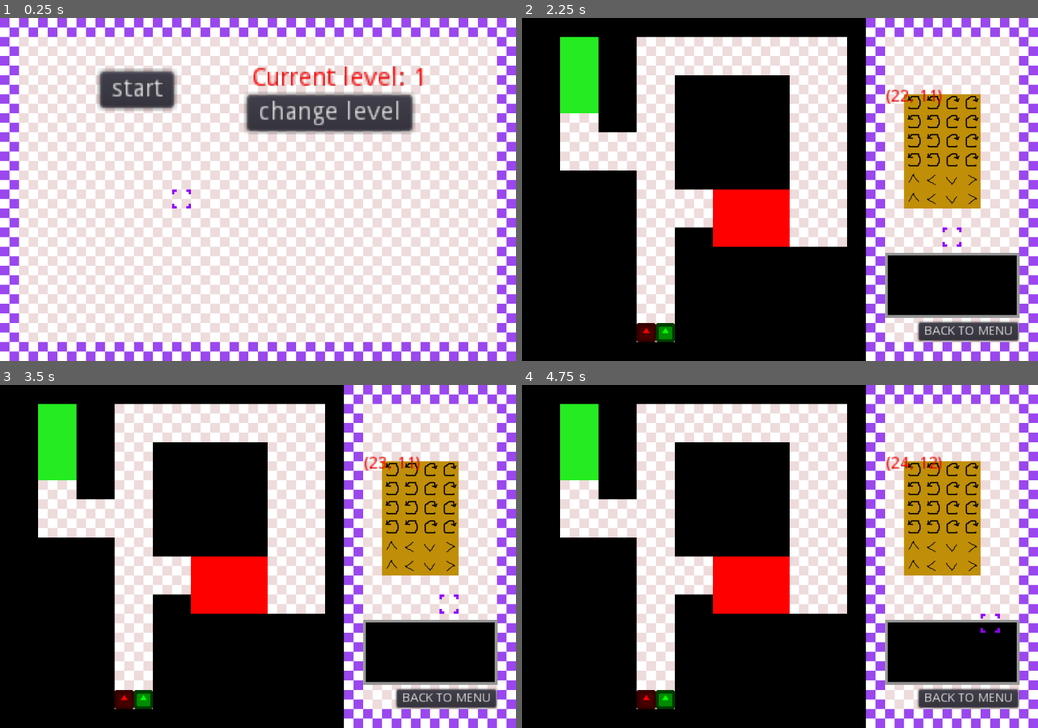
Above: before the commit, frames 1-4 (two rows, left to right).
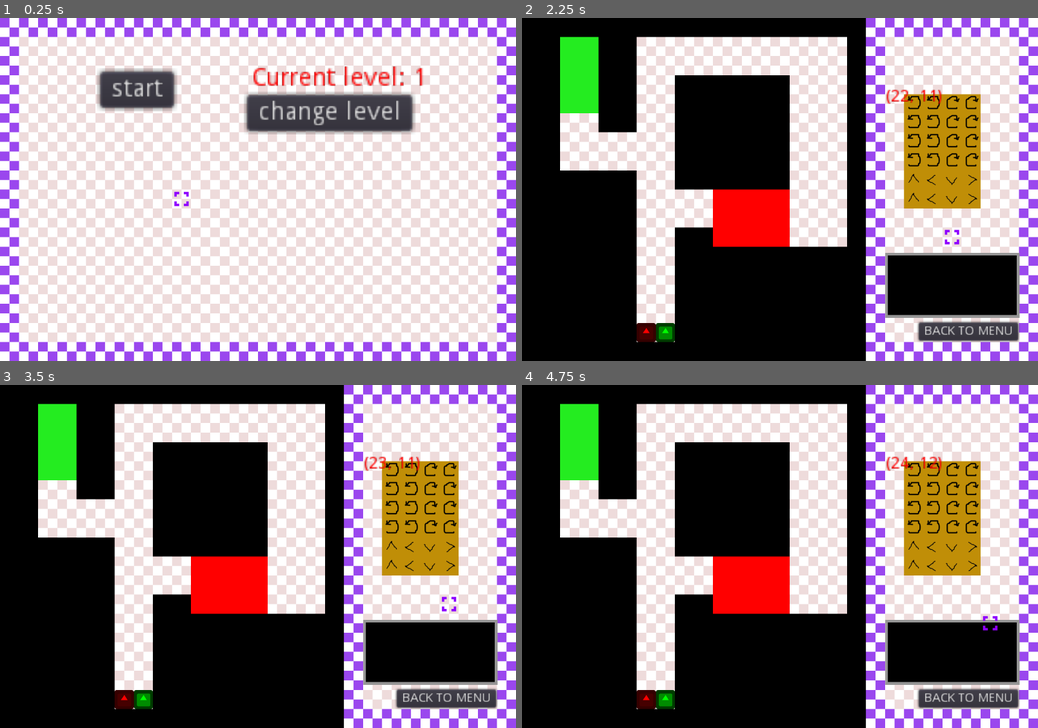
Above: after the commit, the same moments.

Repository: WIT-SCDS-F22-GAME-COOP/Zombie-Game
Game: Godot game, scene res://TSCN/Menu.tscn
The game is run twice, just before and just after one commit, with the same random seed, the same clock (stepped at 60 frames per second) and the same inputs. The engine's default icon, where the game draws it, is replaced by a stand-in: a white triangle on a blue panel in a dark square.
Inputs:
- Up to frame 1 (0.25 s): no input
- Up to frame 2 (2.25 s): click "start" at 0.5 s; click "BACK TO MENU" at 1.25 s; click "start" at 2 s
- Up to frame 3 (3.5 s): hold D (move_right) from 2.78 s (still down); tap Space (select) at 2.85 s
- Up to frame 4 (4.75 s): tap Enter at 3.5 s; release D (move_right) at 3.53 s; hold S (move_down) 3.53-4.28 s; tap Space (select) at 3.6, 4.35 s; tap Q (reset_level) at 4.25 s; hold D (move_right) from 4.28 s (still down)

The runs differ from the first frame. In frame 1, less than 0.1% of the frame differs, in the area x 33-37%, y 49-56%; in frame 2, less than 0.1%; in frame 3, less than 0.1%; in frame 4, less than 0.1%, in the area x 88-93%, y 66-73%.

Commit message:
Level 7, color specific walls

Diff:
--- a/Scripts/Character.gd
+++ b/Scripts/Character.gd
@@ -71,16 +71,16 @@
 func wall_check(x):
 	match(x):
 		0:
-			if (current_floor[1] == 0):
+			if (current_floor[1] == 0 || current_floor[1] - id == 10):
 				x = Tiles.flip(x)
 		1:
-			if (current_floor[5] == 0):
+			if (current_floor[5] == 0 || current_floor[5] - id == 10):
 				x = Tiles.flip(x)
 		2:
-			if (current_floor[7] == 0):
+			if (current_floor[7] == 0 || current_floor[7] - id == 10):
 				x = Tiles.flip(x)
 		3:
-			if (current_floor[3] == 0):
+			if (current_floor[3] == 0 || current_floor[3] - id == 10):
 				x = Tiles.flip(x)
 	return x
 
--- a/Scripts/Menu.gd
+++ b/Scripts/Menu.gd
@@ -1,7 +1,7 @@
 extends Node
 
 # Change as levels are added
-var last_level = 6
+var last_level = 7
 
 var current_button = 0
 
--- a/Scripts/World.gd
+++ b/Scripts/World.gd
@@ -77,6 +77,15 @@
 			$TileMap.set_cell(8,1,6,false,false,false,Vector2(0,0))
 			$TileMap.set_cell(16,1,8,false,false,false,Vector2(0,0))
 			$TileMap.set_cell(16,2,6,false,false,false,Vector2(0,0))
+		7:
+			$Red.position = Vector2(8*64+32,11*64+32)
+			$Green.position = Vector2(8*64+32,10*64+32)
+			$TileMap.set_cell(8,5,11,false,false,false,Vector2(0,0))
+			$TileMap.set_cell(5,9,5,false,false,false,Vector2(0,0))
+			$TileMap.set_cell(5,12,5,false,false,false,Vector2(0,0))
+			$TileMap.set_cell(6,12,5,false,false,false,Vector2(0,0))
+			$TileMap.set_cell(6,11,10,false,false,false,Vector2(0,0))
+			$TileMap.set_cell(7,11,10,false,false,false,Vector2(0,0))
 
 
 func assign_ids():
--- a/TSCN/Cursor.tscn
+++ b/TSCN/Cursor.tscn
@@ -28,6 +28,7 @@
 
 [node name="AnimatedSprite" type="AnimatedSprite" parent="."]
 frames = SubResource( 3 )
+frame = 1
 playing = true
 
 [node name="Area2D" type="Area2D" parent="."]
--- a/TSCN/World.tscn
+++ b/TSCN/World.tscn
@@ -163,6 +163,34 @@
 10/shape_one_way_margin = 0.0
 10/shapes = [  ]
 10/z_index = 0
+11/name = "placeholder_tiles2.png 11"
+11/texture = ExtResource( 6 )
+11/tex_offset = Vector2( 0, 0 )
+11/modulate = Color( 1, 1, 1, 1 )
+11/region = Rect2( 128, 0, 64, 64 )
+11/tile_mode = 0
+11/occluder_offset = Vector2( 0, 0 )
+11/navigation_offset = Vector2( 0, 0 )
+11/shape_offset = Vector2( 0, 0 )
+11/shape_transform = Transform2D( 1, 0, 0, 1, 0, 0 )
+11/shape_one_way = false
+11/shape_one_way_margin = 0.0
+11/shapes = [  ]
+11/z_index = 0
+12/name = "placeholder_tiles2.png 12"
+12/texture = ExtResource( 6 )
+12/tex_offset = Vector2( 0, 0 )
+12/modulate = Color( 1, 1, 1, 1 )
+12/region = Rect2( 192, 0, 64, 64 )
+12/tile_mode = 0
+12/occluder_offset = Vector2( 0, 0 )
+12/navigation_offset = Vector2( 0, 0 )
+12/shape_offset = Vector2( 0, 0 )
+12/shape_transform = Transform2D( 1, 0, 0, 1, 0, 0 )
+12/shape_one_way = false
+12/shape_one_way_margin = 0.0
+12/shapes = [  ]
+12/z_index = 0
 
 [sub_resource type="RectangleShape2D" id=4]
 extents = Vector2( 66.8, 12.2 )
Binary file changed: Graphics/placeholder_tiles2.png
Binary file added: Levels/7.png
Not shown, added: Levels/7.png.import
Not shown, changed: Graphics/placeholder_tiles2.psd
Not shown, changed: Levels/level.psd
